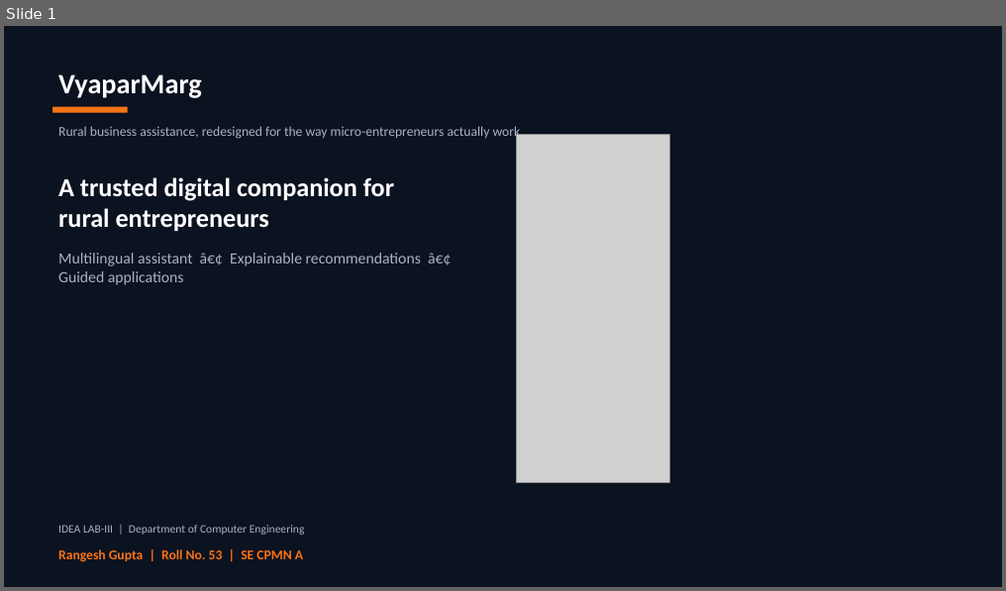
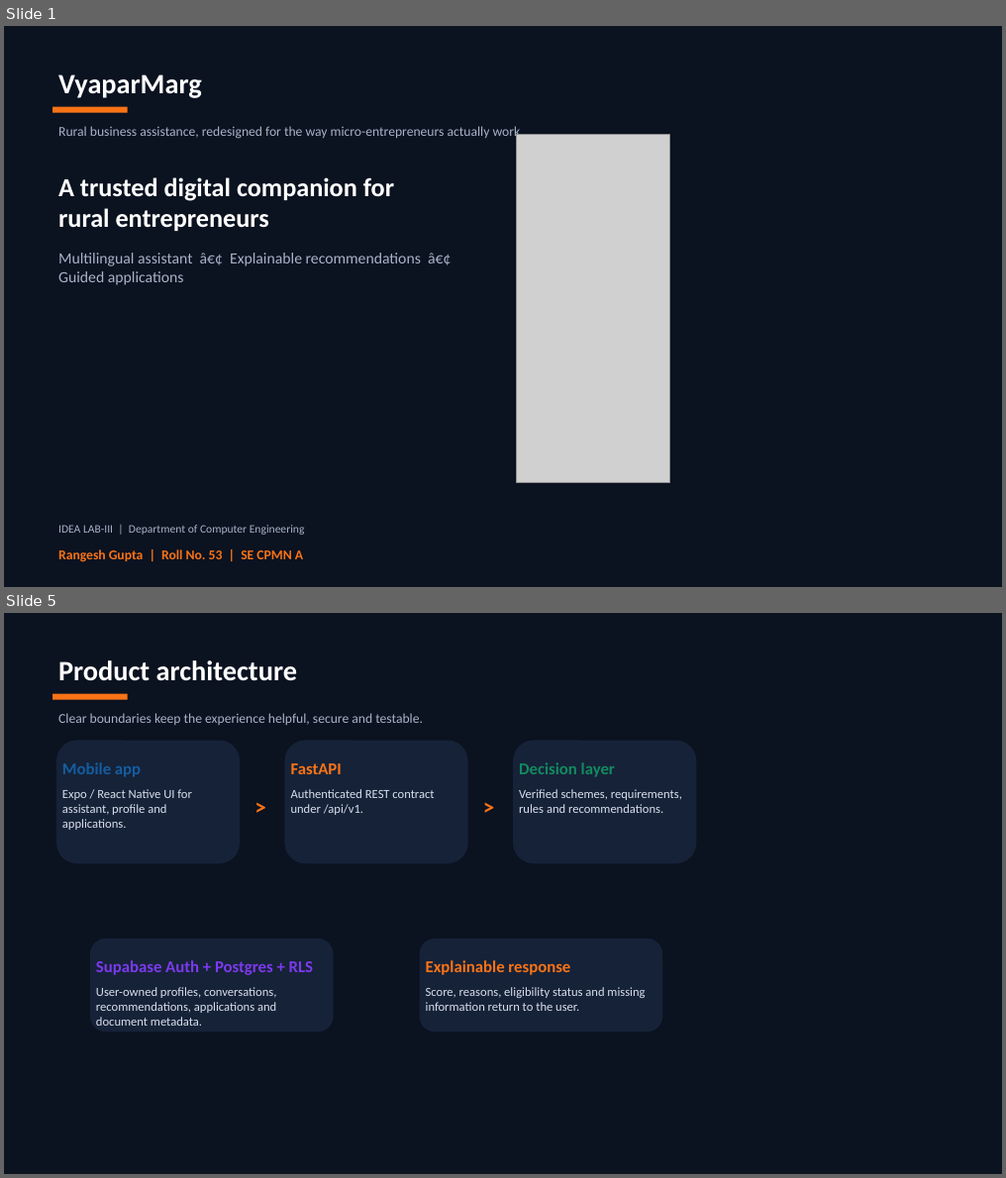
Before and after one commit to rangeshsha-Rookie/VyaparMarg, a slide deck: VyaparMarg_Modern_Presentation.pptx. Shown one above the other, each under a label of ours: slide 1 before the commit, slides 1 and 5 after it; the slides between them are not shown. The pictures are 1006x591 and 1006x1178 pixels, drawn with LibreOffice and Linux fonts; fonts in the diff are those of the drawing; grey boxes stand for pictures. Boxes give left, top, right and bottom in pixels: in the first picture for what was removed or moved away, otherwise in the second. Text is boxed around its words. In the diff, an @@ line names an element or a change of style, - is before the commit and + after.

```diff
--- a/VyaparMarg_Modern_Presentation.pptx
+++ b/VyaparMarg_Modern_Presentation.pptx
@@ slide 5 added at (4,613,1002,1174), background #0B1220 @@
@@ text added at (58,661,297,681), 27 pt, text #FFFFFF, bold @@
+Product architecture
@@ rectangle added at (53,694,128,700), fill #F97316 @@
@@ text added at (58,713,423,725), 13 pt, text #A8B3C7 @@
+Clear boundaries keep the experience helpful, secure and testable.
@@ rounded rectangle added at (56,741,240,863), fill #162238 @@
@@ rounded rectangle added at (285,741,468,863), fill #162238 @@
@@ rounded rectangle added at (513,741,696,863), fill #162238 @@
@@ text added at (62,762,141,777), 16 pt, text #145DA0, bold @@
+Mobile app
@@ text added at (62,789,192,830), 12 pt, text #D7DFEC @@
+Expo / React Native UI for assistant, profile and applications.
@@ right arrow added at (249,779,280,811), 22 pt, text #F97316, bold @@
+>
@@ text added at (291,763,342,774), 16 pt, text #F97316, bold @@
+FastAPI
@@ text added at (291,789,434,815), 12 pt, text #D7DFEC @@
+Authenticated REST contract under /api/v1.
@@ right arrow added at (477,779,509,811), 22 pt, text #F97316, bold @@
+>
@@ text added at (519,762,615,777), 16 pt, text #138A5E, bold @@
+Decision layer
@@ text added at (519,789,682,813), 12 pt, text #D7DFEC @@
+Verified schemes, requirements, rules and recommendations.
@@ rounded rectangle added at (90,939,334,1032), fill #162238 @@
@@ rounded rectangle added at (420,939,662,1032), fill #162238 @@
@@ text added at (96,960,313,975), 16 pt, text #7C3AED, bold @@
+Supabase Auth + Postgres + RLS
@@ text added at (426,960,570,975), 16 pt, text #F97316, bold @@
+Explainable response
@@ text added at (96,987,276,1026), 12 pt, text #D7DFEC @@
+User-owned profiles, conversations, recommendations, applications and document metadata.
@@ text added at (426,987,645,1011), 12 pt, text #D7DFEC @@
+Score, reasons, eligibility status and missing information return to the user.
```
Also in this commit, not shown: 1 slide changed, 7 other slides added, 2 other files.
